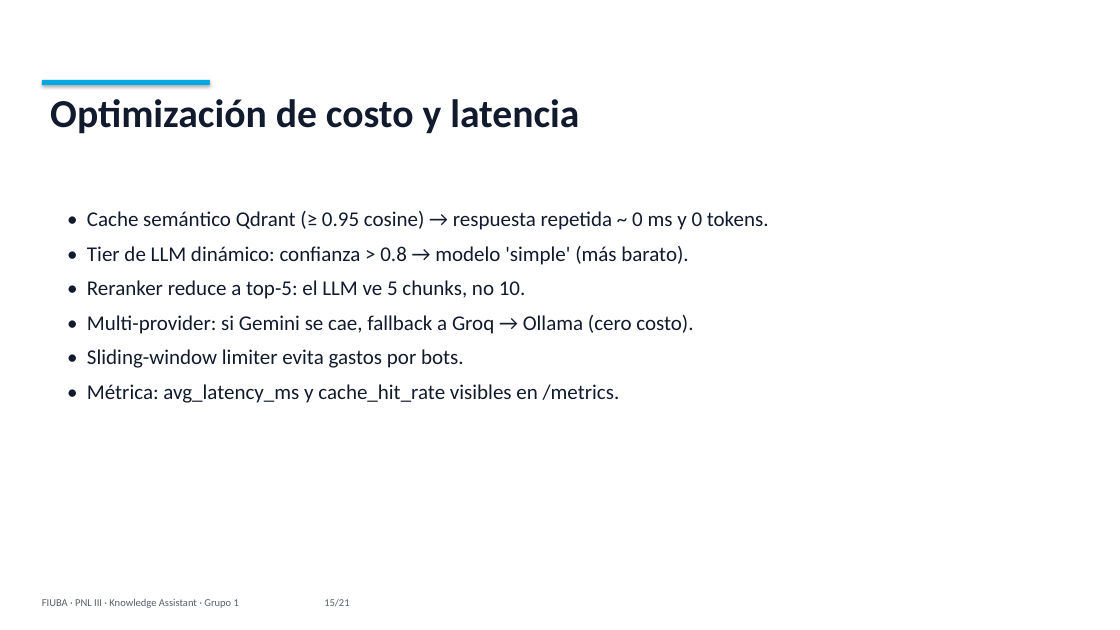
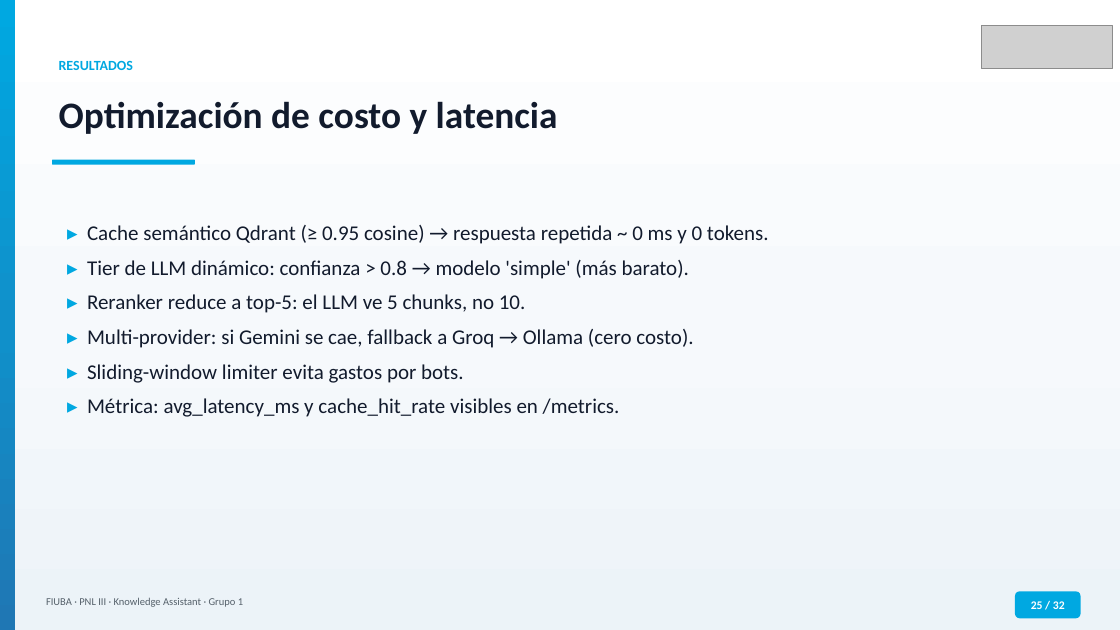
Before and after one commit to MLsound/multi-domain-assistant, a slide deck: slide 25 of docs/presentation_FIUBA.pptx (slide 15 before the commit). Drawn at 1120x630 pixels with LibreOffice and Linux fonts; fonts in the diff are those of the drawing; grey boxes stand for pictures. Boxes give left, top, right and bottom in pixels: in the first picture for what was removed or moved away, otherwise in the second. Text is boxed around its words. In the diff, an @@ line names an element or a change of style, - is before the commit and + after.

```diff
--- a/docs/presentation_FIUBA.pptx
+++ b/docs/presentation_FIUBA.pptx
@@ rectangle added at (0,0,1120,630), fill gradient #FFFFFF to #F6F9FC to #ECF3F8 @@
@@ rectangle added at (0,0,15,630), fill gradient #00A8E1 to #1090CA to #1F77B4 @@
@@ picture added at (981,25,1112,69) @@
@@ rectangle removed at (42,80,210,85) @@
@@ text "Optimización de costo y latencia": place and size @@
-text "Optimización de costo y latencia" at (50,99,579,134)
+text "Optimización de costo y latencia" at (59,101,558,134)
@@ text "Optimización de costo y latencia" at (59,101,558,134): size 34 to 32 pt @@
@@ text added at (59,60,133,70), 12 pt, text #00A8E1, bold @@
+RESULTADOS
@@ rounded rectangle added at (52,160,195,165), fill #00A8E1 @@
@@ text at (87,225,769,417): text changed @@
-• Cache semántico Qdrant (≥ 0.95 cosine) → respuesta repetida ~ 0 ms y 0 tokens.
-• Tier de LLM dinámico: confianza > 0.8 → modelo 'simple' (más barato).
-• Reranker reduce a top-5: el LLM ve 5 chunks, no 10.
-• Multi-provider: si Gemini se cae, fallback a Groq → Ollama (cero costo).
-• Sliding-window limiter evita gastos por bots.
-• Métrica: avg_latency_ms y cache_hit_rate visibles en /metrics.
+▸ Cache semántico Qdrant (≥ 0.95 cosine) → respuesta repetida ~ 0 ms y 0 tokens.
+▸ Tier de LLM dinámico: confianza > 0.8 → modelo 'simple' (más barato).
+▸ Reranker reduce a top-5: el LLM ve 5 chunks, no 10.
+▸ Multi-provider: si Gemini se cae, fallback a Groq → Ollama (cero costo).
+▸ Sliding-window limiter evita gastos por bots.
+▸ Métrica: avg_latency_ms y cache_hit_rate visibles en /metrics.
@@ text at (46,598,243,607): text changed @@
-FIUBA · PNL III · Knowledge Assistant · Grupo 1 15/21
+FIUBA · PNL III · Knowledge Assistant · Grupo 1
@@ rounded rectangle added at (1015,592,1081,618), fill #00A8E1, 10 pt, text #FFFFFF, bold @@
+25 / 32
```
Also in this commit, not shown: 19 other slides changed, 12 slides added, 1 slide removed.
